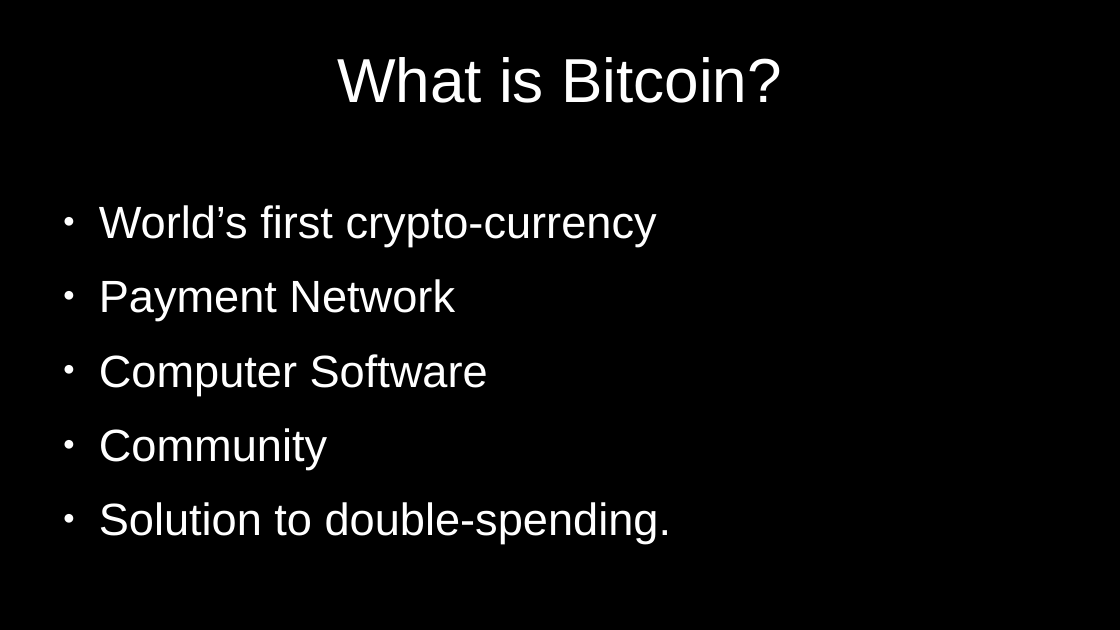
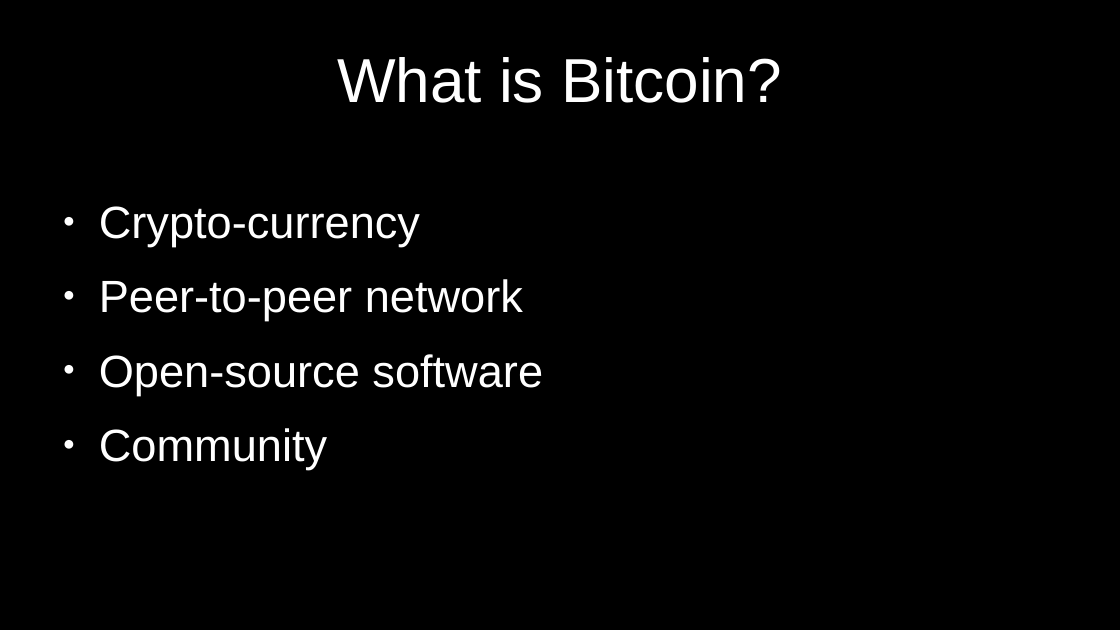
Before and after one commit to cmdruid/bitcoin-programming, a slide deck: slide 3 of slides/bitcoin-whitepaper-review.odp. Drawn at 1120x630 pixels with LibreOffice and Linux fonts; fonts in the diff are those of the drawing. Boxes give left, top, right and bottom in pixels: in the first picture for what was removed or moved away, otherwise in the second. Text is boxed around its words. In the diff, an @@ line names an element or a change of style, - is before the commit and + after.

```diff
--- a/slides/bitcoin-whitepaper-review.odp
+++ b/slides/bitcoin-whitepaper-review.odp
@@ text at (99, 206, 543, 395): text changed @@
-● World’s first crypto-currency
-● Payment Network
-● Computer Software
+● Crypto-currency
+● Peer-to-peer network
+● Open-source software
@@ text at (99, 502, 671, 544): paragraph removed @@
-● Solution to double-spending.
```
Also in this commit, not shown: 6 other slides changed, 3 slides added, 1 slide removed.
